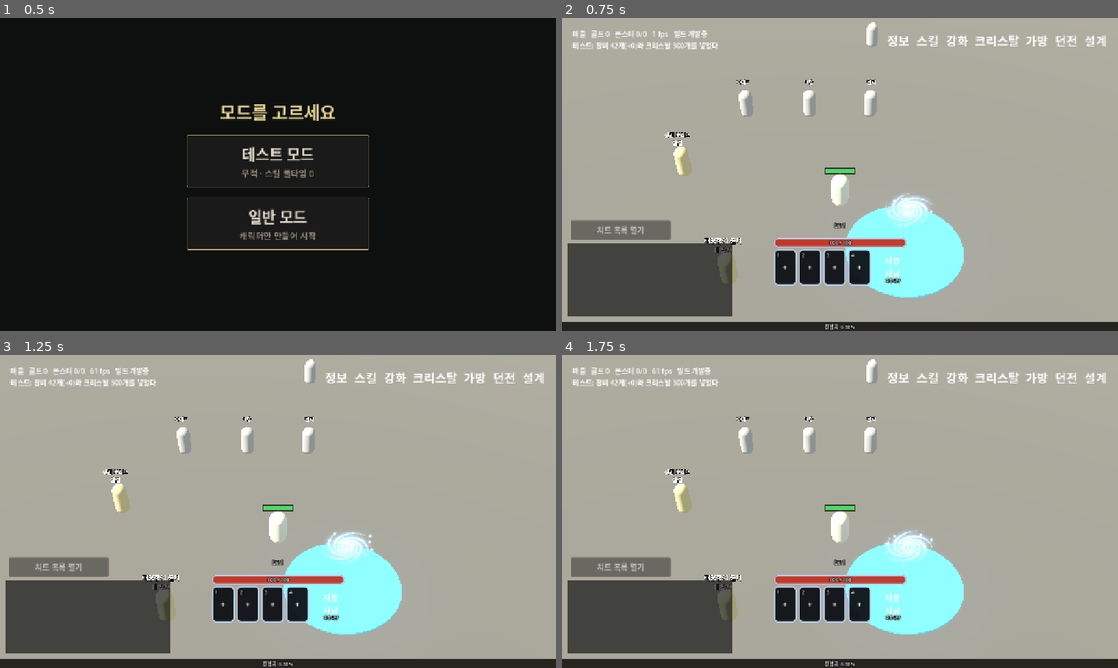
Above: before the commit, frames 1-4 (two rows, left to right).
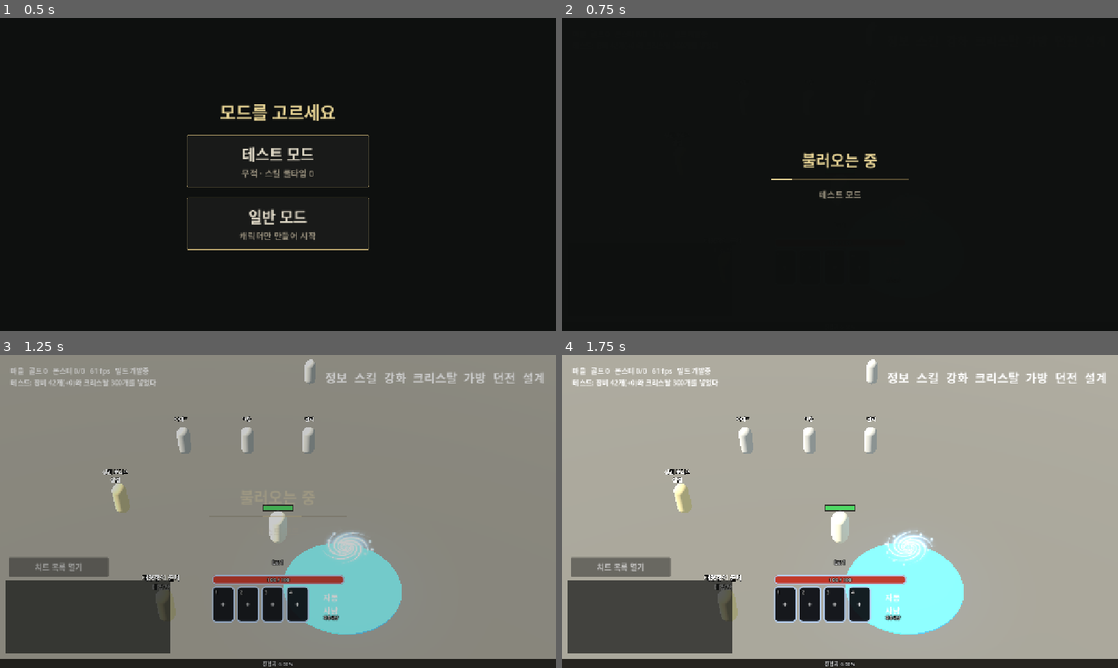
Above: after the commit, the same moments.

Repository: gogoalswo/MMORPG
Game: Godot game, scene res://start.tscn
Same seed, same stepped clock (60 frames per second), same inputs: the game is played once before the commit and once after it.
Inputs (mouse positions are in pixels of both pictures, inside the frame that each line leads up to):
- Up to frame 1 (0.5 s): no input
- Up to frame 2 (0.75 s): click (840, 161) at 0.52 s
- Up to frame 3 (1.25 s): no input
- Up to frame 4 (1.75 s): click (784, 605) at 1.27 s

Frame 1 is identical in both runs. In frame 2, 96% of the frame differs, in the area x 0-100%, y 0-100%; in frame 3, 88%; in frame 4, less than 0.1%.

Commit message:
모드를 고르면 로딩 막을 덮고, 게임이 다 뜨면 페이드 아웃으로 걷는다
game.gd 의 _ready 가 한 프레임에 다 짓느라 누른 뒤 화면이 굳어 보였다.
막을 먼저 그린 뒤 장면을 넘기고, 첫 프레임 끊김이 가라앉으면 0.8초에 걸쳐 걷는다.

Co-Authored-By: Claude Opus 5.5 <noreply@anthropic.com>
Claude-Session: https://claude.ai/code/session_01Nk1EQE5cojTJWoS5aWnqUL

Diff:
--- /dev/null
+++ b/godot/game/loading_screen.gd
@@ -0,0 +1,133 @@
+class_name LoadingScreen
+extends CanvasLayer
+
+## 시작 화면에서 모드를 고른 뒤 **게임이 다 지어질 때까지 덮는 막** (2026-09-26 요청:
+## "로딩 화면 만들어서 보여주다가 로딩 끝나면 페이드 아웃으로 게임 스르륵 보이게").
+##
+## 1. 막을 **한 번 그린 뒤에** 장면을 넘긴다 — `game.gd` 의 `_ready` 가 한 프레임 안에서
+##    다 짓느라 그동안 화면이 굳는다. 먼저 안 그리면 누른 시작 화면이 멈춘 채로 보인다
+## 2. 새 장면의 `_ready` 가 끝나도 첫 몇 프레임은 셰이더를 굽느라 끊긴다 — 프레임이
+##    가라앉을 때까지(`SETTLE_FRAMES` 연속 `SETTLE_DELTA` 이하) 더 덮어 둔다
+## 3. `FADE_SEC` 동안 투명해지며 게임이 드러나고, 다 걷히면 스스로 지운다
+##
+## 웹 빌드는 스레드를 껐으므로(`export_presets.cfg`) 백그라운드 로딩은 못 쓴다. 그래서
+## 진행률 대신 흐르는 띠를 둔다. 루트에 달아서 장면을 바꿔도 남는다.
+## 색은 `start_screen.gd` 와 같다 (ui-art-style.md 의 판·금테·상아 글자).
+##
+## → docs/features/play-mode.md
+
+signal finished
+
+const BG := Color("#0e100f")
+const GOLD := Color("#b9a46c")
+const GOLD_HI := Color("#e3d092")
+const DIM := Color("#948c7a")
+
+const FADE_SEC := 0.8
+const SETTLE_DELTA := 1.0 / 20.0
+const SETTLE_FRAMES := 4
+## 끊김이 안 가라앉아도(느린 기기) 이만큼 지나면 걷는다
+const SETTLE_MAX_MS := 4000
+const BAR_W := 320.0
+const GLEAM_W := 90.0
+
+var _root: Control
+var _gleam: ColorRect
+var _t := 0.0
+
+
+func _init(note: String = "") -> void:
+	layer = 100
+	_root = Control.new()
+	_root.set_anchors_preset(Control.PRESET_FULL_RECT)
+	# 덮는 동안에는 뒤의 단추·게임이 눌리지 않게 막는다
+	_root.mouse_filter = Control.MOUSE_FILTER_STOP
+	var path := "res://assets/fonts/NotoSansKR-subset.ttf"
+	_root.theme = Theme.new()
+	if ResourceLoader.exists(path):
+		_root.theme.default_font = load(path)
+	add_child(_root)
+
+	var back := ColorRect.new()
+	back.color = BG
+	back.set_anchors_preset(Control.PRESET_FULL_RECT)
+	back.mouse_filter = Control.MOUSE_FILTER_IGNORE
+	_root.add_child(back)
+
+	var center := CenterContainer.new()
+	center.set_anchors_preset(Control.PRESET_FULL_RECT)
+	center.mouse_filter = Control.MOUSE_FILTER_IGNORE
+	_root.add_child(center)
+	var column := VBoxContainer.new()
+	column.add_theme_constant_override("separation", 18)
+	column.mouse_filter = Control.MOUSE_FILTER_IGNORE
+	center.add_child(column)
+
+	var title := Label.new()
+	title.text = "불러오는 중"
+	title.horizontal_alignment = HORIZONTAL_ALIGNMENT_CENTER
+	title.add_theme_font_size_override("font_size", 36)
+	title.add_theme_color_override("font_color", GOLD_HI)
+	column.add_child(title)
+
+	# 얇은 금줄 위로 밝은 조각이 흐른다 — 진행률이 아니라 "멈추지 않았다" 는 표시
+	var track := ColorRect.new()
+	track.color = GOLD.darkened(0.55)
+	track.custom_minimum_size = Vector2(BAR_W, 2)
+	track.clip_contents = true
+	track.mouse_filter = Control.MOUSE_FILTER_IGNORE
+	column.add_child(track)
+	_gleam = ColorRect.new()
+	_gleam.color = GOLD_HI
+	_gleam.size = Vector2(GLEAM_W, 2)
+	_gleam.mouse_filter = Control.MOUSE_FILTER_IGNORE
+	track.add_child(_gleam)
+
+	if note != "":
+		var sub := Label.new()
+		sub.text = note
+		sub.horizontal_alignment = HORIZONTAL_ALIGNMENT_CENTER
+		sub.add_theme_font_size_override("font_size", 20)
+		sub.add_theme_color_override("font_color", DIM)
+		column.add_child(sub)
+
+
+func _process(delta: float) -> void:
+	_t = fmod(_t + delta * 0.8, 1.0)
+	_gleam.position.x = lerpf(-GLEAM_W, BAR_W, _t)
+
+
+## 막을 그린 다음 `path` 로 장면을 넘기고, 새 장면이 자리 잡으면 걷힌다
+func load_scene(path: String) -> void:
+	var tree := get_tree()
+	var old := tree.current_scene
+	# 막이 화면에 한 번 나간 뒤에 무거운 일을 시작한다 — process_frame 두 번 사이에 한 번
+	# 그려진다. `RenderingServer.frame_post_draw` 는 헤드리스(테스트)에서 오지 않아 안 쓴다
+	await tree.process_frame
+	await tree.process_frame
+	tree.change_scene_to_file(path)
+	while tree.current_scene == null or tree.current_scene == old \
+			or not tree.current_scene.is_node_ready():
+		await tree.process_frame
+	await _settle(tree)
+	await fade_out()
+
+
+## 프레임이 `SETTLE_FRAMES` 번 연속으로 빨리 돌 때까지 기다린다 (최대 `SETTLE_MAX_MS`)
+func _settle(tree: SceneTree) -> void:
+	var start := Time.get_ticks_msec()
+	var calm := 0
+	while calm < SETTLE_FRAMES and Time.get_ticks_msec() - start < SETTLE_MAX_MS:
+		await tree.process_frame
+		calm = calm + 1 if get_process_delta_time() <= SETTLE_DELTA else 0
+
+
+## 서서히 투명해진다. 걷히기 시작하면 뒤의 게임을 바로 누를 수 있다
+func fade_out() -> void:
+	_root.mouse_filter = Control.MOUSE_FILTER_IGNORE
+	var tween := create_tween()
+	tween.set_ease(Tween.EASE_IN_OUT).set_trans(Tween.TRANS_SINE)
+	tween.tween_property(_root, "modulate:a", 0.0, FADE_SEC)
+	await tween.finished
+	finished.emit()
+	queue_free()
--- a/godot/game/start_screen.gd
+++ b/godot/game/start_screen.gd
@@ -1,7 +1,8 @@
 extends Control
 
 ## 게임을 켜면 처음 뜨는 화면 — **테스트 모드 / 일반 모드** 를 고른다 (2026-09-25 요청).
-## 고르면 `PlayMode.current` 에 적고 `main.tscn` 으로 넘어간다. 무적·쿨타임을 켜는 건
+## 고르면 `PlayMode.current` 에 적고 로딩 막(`loading_screen.gd`)을 덮은 채 `main.tscn` 으로
+## 넘어간다. 무적·쿨타임을 켜는 건
 ## 게임 쪽(`game.gd` 의 `_apply_play_mode`)이 한다 — 여기는 고르기만 한다.
 ##
 ## 색은 ui-art-style.md 의 판·금테·상아 글자를 그대로 쓴다. 조각 그림 없이 코드로 그린다
@@ -80,6 +81,12 @@
 	return button
 
 
+## 고른 모드를 적고, 로딩 막(`LoadingScreen`)을 덮은 채 게임으로 넘어간다.
+## 막은 루트에 달아서 장면이 바뀌어도 남고, 게임이 자리 잡으면 페이드 아웃으로 걷힌다
 func choose(mode: String) -> void:
 	PlayMode.current = mode
-	get_tree().change_scene_to_file(GAME_SCENE)
+	test_button.disabled = true
+	normal_button.disabled = true
+	var curtain := LoadingScreen.new("테스트 모드" if mode == PlayMode.TEST else "일반 모드")
+	get_tree().root.add_child(curtain)
+	curtain.load_scene(GAME_SCENE)
--- /dev/null
+++ b/godot/tests/loading_screen_test.gd
@@ -0,0 +1,70 @@
+extends SceneTree
+
+## 모드를 고르면 뜨는 **로딩 막** (2026-09-26). → docs/features/play-mode.md
+##
+## - 단추를 누르면 막이 덮인다 — 불투명, 뒤를 못 누르게 막는다, 단추는 잠긴다
+## - 게임(`main.tscn`)이 자리 잡을 때까지 막이 남아 있다
+## - 그다음 반투명을 거쳐 걷히고, 다 걷히면 막이 스스로 지워진다
+##
+##   godot --headless --path godot --script tests/loading_screen_test.gd
+
+var _failed := 0
+
+
+func _init() -> void:
+	Save.clear()
+	_run.call_deferred()
+
+
+func _fail(text: String) -> void:
+	print("  실패 " + text)
+	_failed += 1
+
+
+func _run() -> void:
+	var start: Control = load("res://start.tscn").instantiate()
+	root.add_child(start)
+	current_scene = start
+	await process_frame
+
+	start.choose(PlayMode.NORMAL)
+	var curtain: LoadingScreen = null
+	for child in root.get_children():
+		if child is LoadingScreen:
+			curtain = child
+	if curtain == null:
+		_fail("모드를 골랐는데 로딩 막이 안 떴다")
+		quit(1)
+		return
+	var cover: Control = curtain._root
+	if cover.modulate.a < 1.0 or cover.mouse_filter != Control.MOUSE_FILTER_STOP:
+		_fail("막이 처음엔 불투명하고 뒤를 막아야 한다")
+	if not start.normal_button.disabled:
+		_fail("막이 덮인 뒤에도 모드 단추가 눌린다")
+
+	# 게임이 자리 잡을 때까지 막이 그대로여야 한다
+	var game_ready_at := -1
+	var saw_half := false
+	var frames := 0
+	while is_instance_valid(curtain) and frames < 600:
+		await process_frame
+		frames += 1
+		var scene := current_scene
+		if game_ready_at < 0 and scene != null and scene != start and scene.is_node_ready():
+			game_ready_at = frames
+			if is_instance_valid(curtain) and cover.modulate.a < 1.0:
+				_fail("게임이 뜨기 전에 막이 벌써 걷히기 시작했다")
+		if is_instance_valid(curtain) and cover.modulate.a > 0.05 and cover.modulate.a < 0.95:
+			saw_half = true
+	if game_ready_at < 0:
+		_fail("게임 장면(main.tscn)으로 안 넘어갔다")
+	elif current_scene.name != "Game":
+		_fail("넘어간 장면이 Game 이 아니다: %s" % current_scene.name)
+	if is_instance_valid(curtain):
+		_fail("600 프레임이 지나도 막이 안 걷혔다")
+	elif not saw_half:
+		_fail("막이 서서히 걷히지 않고 한 번에 사라졌다")
+	PlayMode.current = ""
+	if _failed == 0:
+		print("  누르면 막이 덮이고, 게임이 자리 잡은 뒤 %d 프레임에 걸쳐 서서히 걷힌다" % (frames - game_ready_at))
+	quit(1 if _failed > 0 else 0)
Not shown, added: godot/game/loading_screen.gd.uid
Not shown, added: godot/tests/loading_screen_test.gd.uid
Not shown, changed: docs/features/play-mode.md
